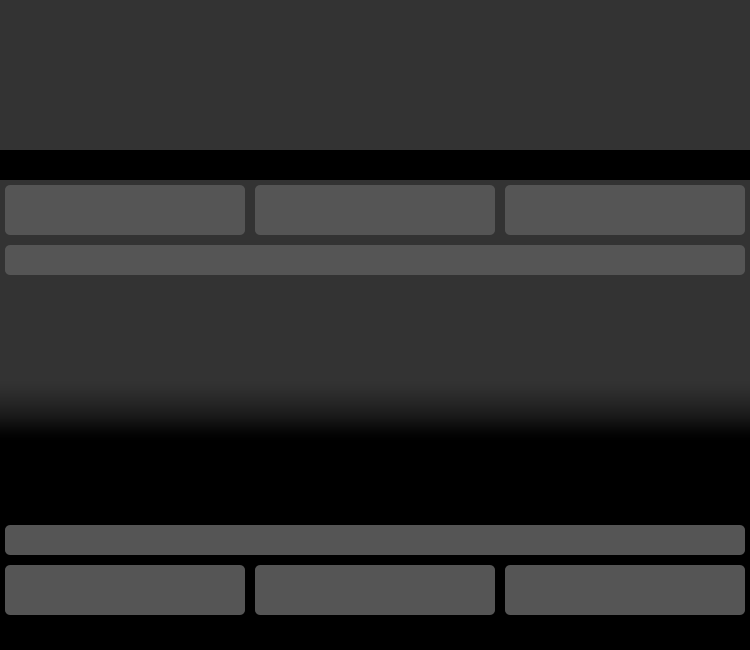
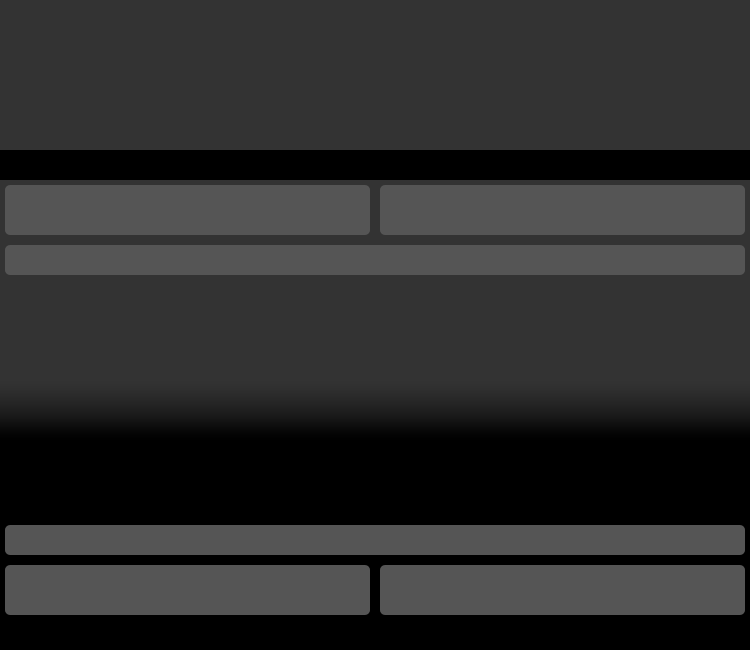
Before/after of a 750×650 layered artwork. What changed in the layer stack:
painted on "header/footer widgets" over [240, 185, 510, 615]
